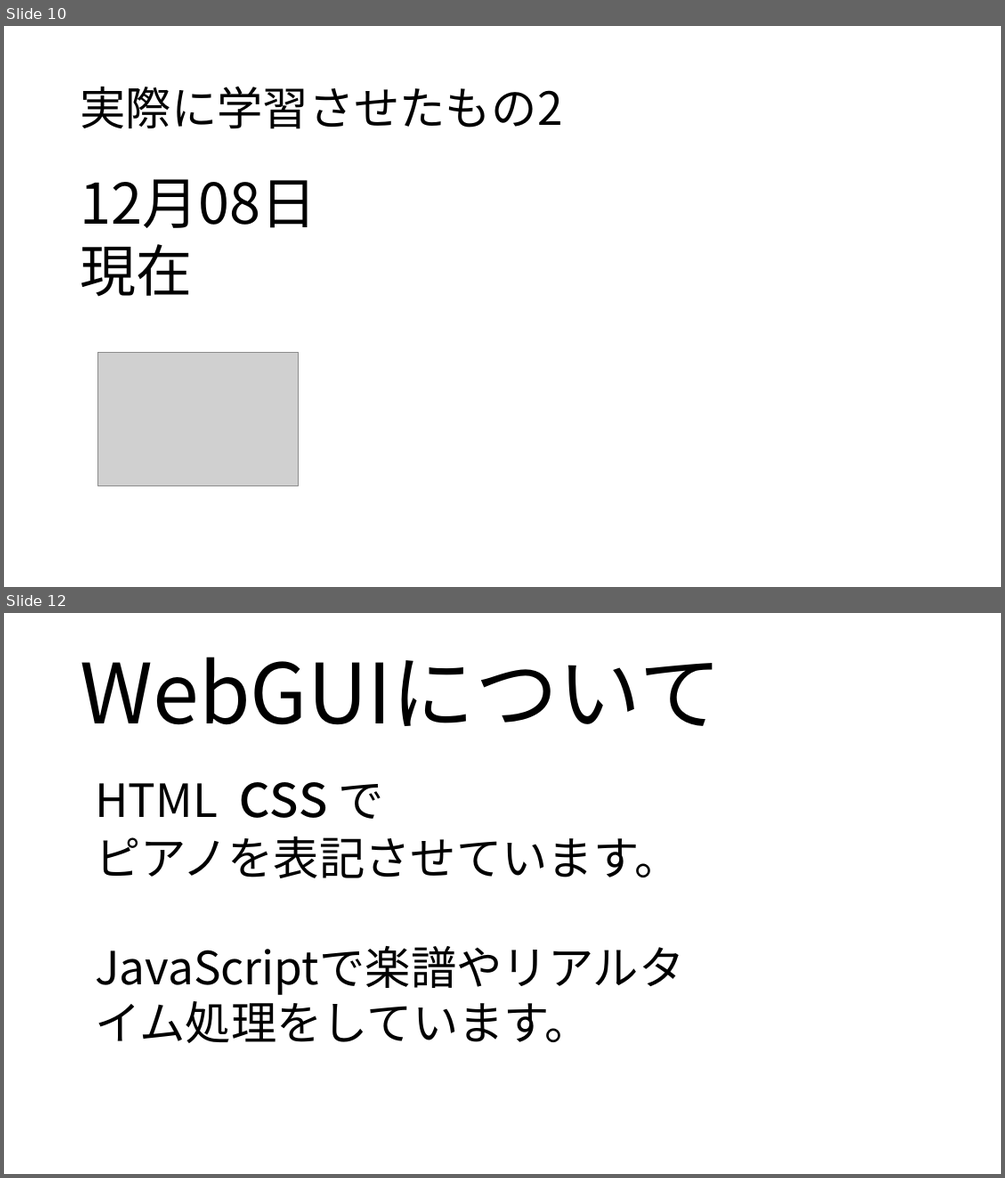
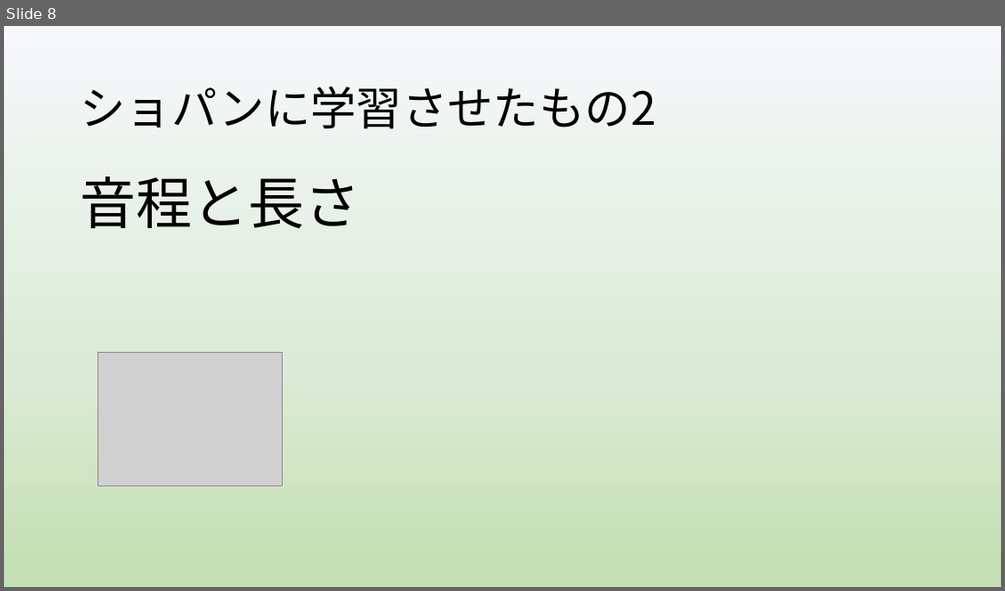
Before and after one commit to yoshitake266/bitComposer_prj, a slide deck: presentation/bit Composer2.pptx. Shown one above the other, each under a label of ours: slides 10 and 12 before the commit, slide 8 after it; the slides between them are not shown. The pictures are 1005x1178 and 1005x591 pixels, drawn with LibreOffice and Linux fonts; fonts in the diff are those of the drawing; grey boxes stand for pictures. Boxes give left, top, right and bottom in pixels: in the first picture for what was removed or moved away, otherwise in the second. Text is boxed around its words. In the diff, an @@ line names an element or a change of style, - is before the commit and + after.

```diff
--- a/presentation/bit Composer2.pptx
+++ b/presentation/bit Composer2.pptx
@@ slide 12 removed at [4,613,1001,1174], background #FFFFFF @@
@@ title removed at [80,657,721,726] @@
-WebGUIについて
@@ text removed at [95,782,680,1043] @@
-HTML css で
-ピアノを表記させています。
-JavaScriptで楽譜やリアルタイム処理をしています。
@@ what was slide 10 is now slide 8 @@
@@ slide 8 changed as well @@
@@ background #FFFFFF to gradient #F6F8FC to #DCEBD6 to #C5E0B4 @@
@@ title at [80,87,656,129]: text changed @@
-実際に学習させたもの2
+ショパンに学習させたもの2
@@ text at [80,176,360,228]: text changed @@
-12月08日
-現在
+音程と長さ
@@ picture: place and size @@
-picture at [98,352,299,485]
+picture at [98,352,283,485]
```
Also in this commit, not shown: 8 other slides changed, 1 slide added, 6 other slides removed.
